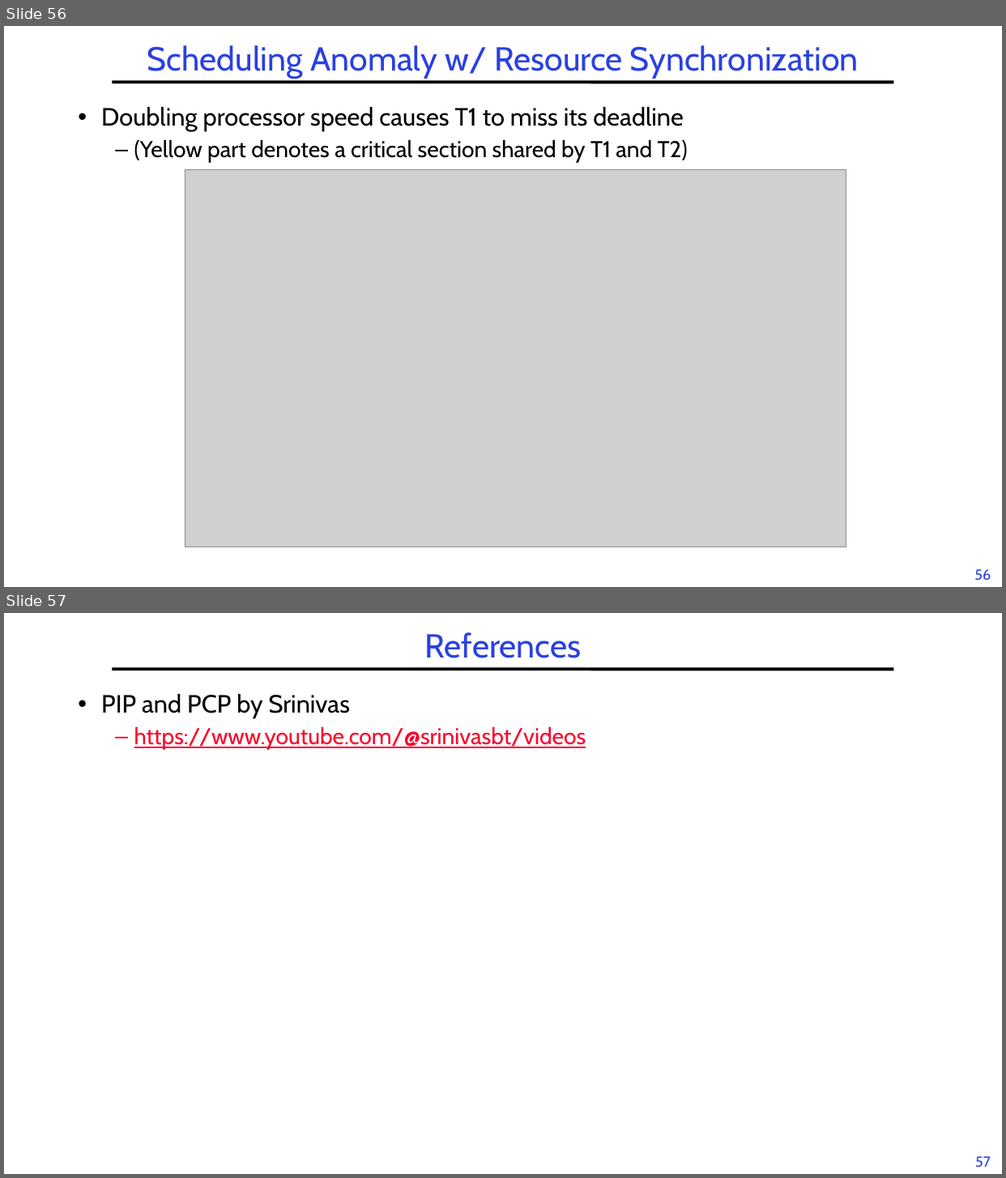
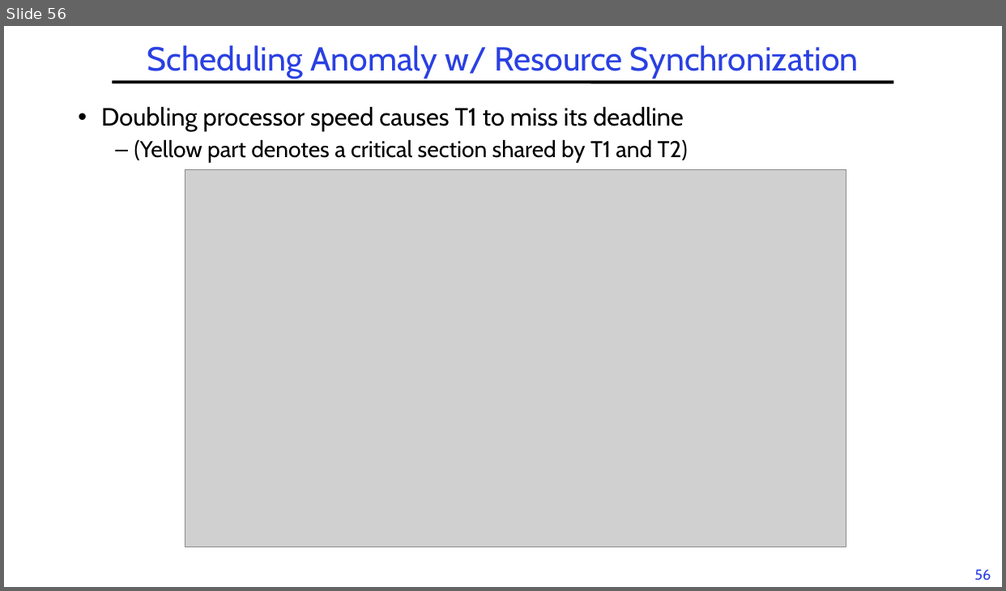
Before and after one commit to guhofstra/CSC256Fa25, a slide deck: PPTs/L6-RTScheduling II.pptx. Shown one above the other, each under a label of ours: slides 56 and 57 before the commit, slide 56 after it. The pictures are 1006x1178 and 1006x591 pixels, drawn with LibreOffice and Linux fonts; fonts in the diff are those of the drawing; grey boxes stand for pictures. Boxes give left, top, right and bottom in pixels: in the first picture for what was removed or moved away, otherwise in the second. Text is boxed around its words. In the diff, an @@ line names an element or a change of style, - is before the commit and + after.

```diff
--- a/PPTs/L6-RTScheduling II.pptx
+++ b/PPTs/L6-RTScheduling II.pptx
@@ slide 57 removed at [4, 613, 1002, 1174], background #FFFFFF; not listed: 2 template elements that a slide beside it also shows @@
@@ title removed at [425, 632, 581, 658] @@
-References
@@ text removed at [101, 694, 586, 750] @@
-• PIP and PCP by Srinivas
-  – https://www.youtube.com/@srinivasbt/videos
```
Also in this commit, not shown: 1 slide changed, 6 other files.
